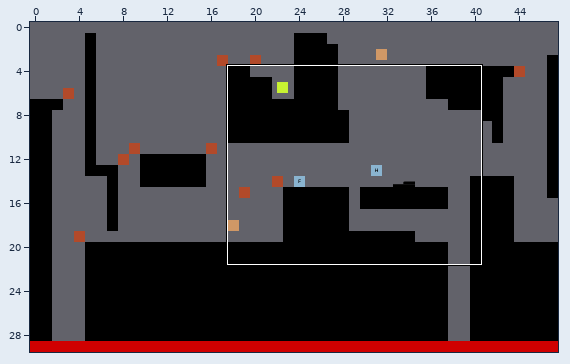
An edit to a level. Tiled map, maps/level_02.tmx. Above, an overview of the earlier version with the close-up marked.
Close-up. Before the commit:
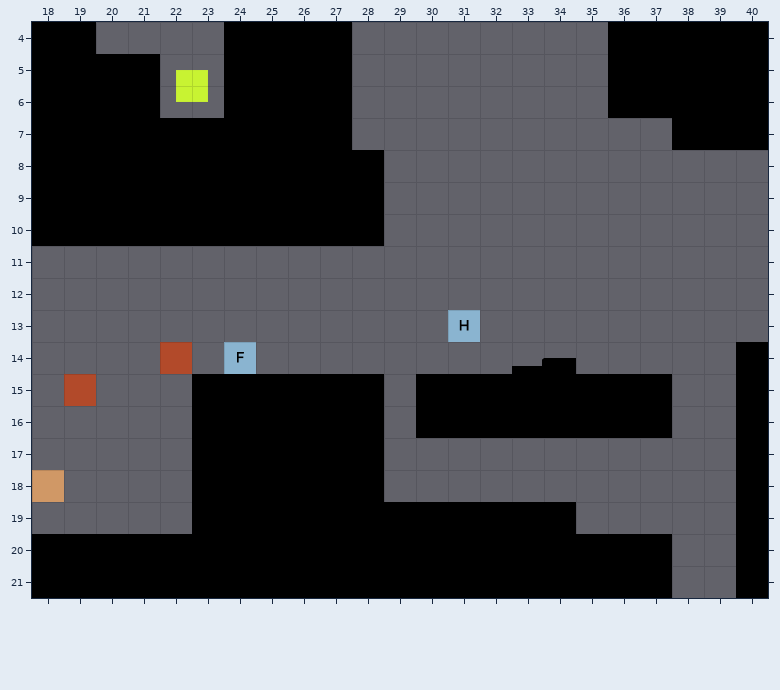
Cells are 64x64 px. Shown: x 18..40, y 4..21. The commit also changed other parts of the map, which this record leaves out.
The result:
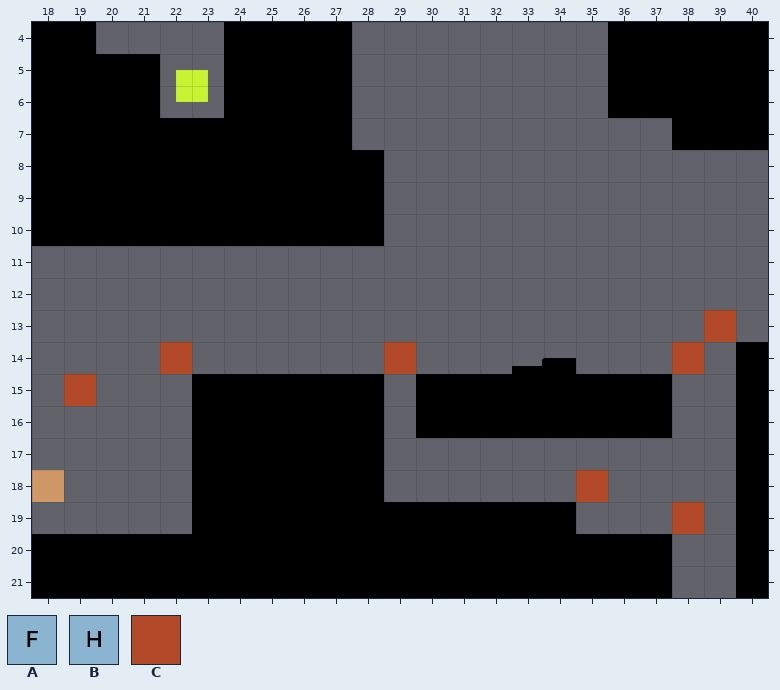
Key: from "tileset": A 55, B 56, C 81.
_ is an empty cell, . an unchanged one.
Objects are placed by their top-left corner, in cells (3,4 is the top-left corner of cell 3,4); size is 1x1 cell unless given.
Change:
--- layer "layer_limits"
@@ x 29..39 @@
-13 .........._
-14 _........_.
+13 ..........C
+14 C........C.
@@ x 35..38 @@
-18 _...
-19 ..._
+18 C...
+19 ...C
--- layer "SpawnFrog"
-A at 24,14
+(outside this view)
--- layer "SpawnHog"
-B at 31,13
+(outside this view)
Where, in picture pixels (left, top, right, bottom), the same in both close-ups:
old place: (448, 310, 480, 342)
added: (672, 310, 736, 374)
old place: (224, 342, 256, 374)
added: (384, 342, 416, 374)
added: (576, 470, 608, 502)
added: (672, 502, 704, 534)
